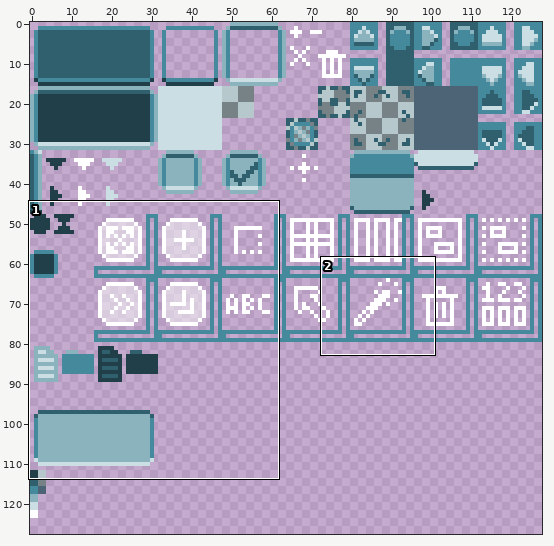
Sprite sheet: Quadtastic/res/style.png. Above: a wide view before the commit, with the close-up outlined.
Close-up. Before the commit:
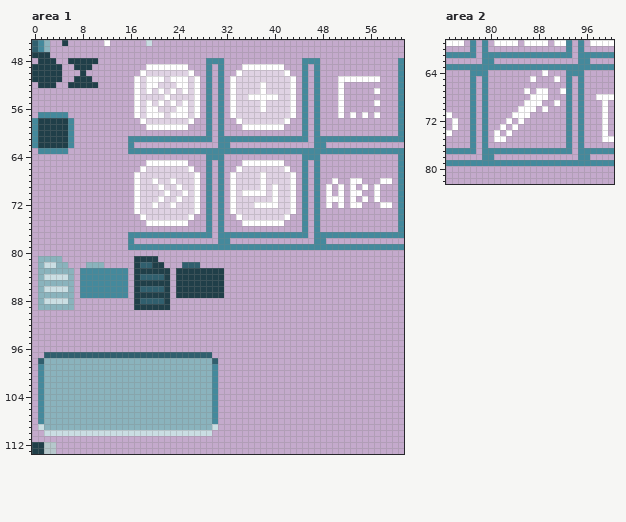
The file is 128x128 pixels. Shown: area 1: x 0..61, y 45..113; area 2: x 73..100, y 59..82.
The result:
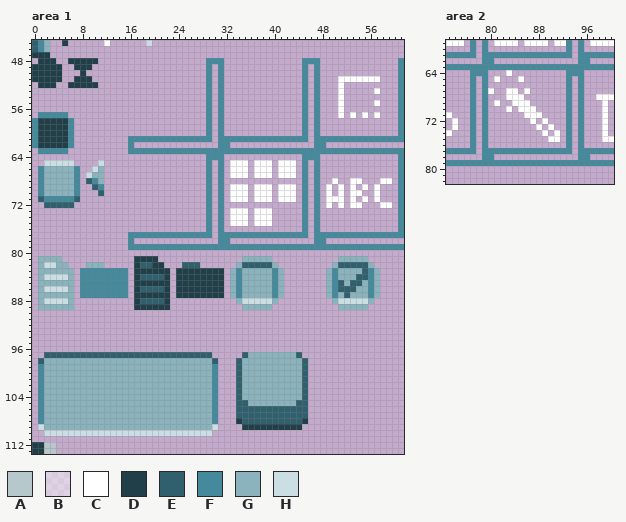
Palette (. is transparent): A #b6c8cc  B #fafafa80  C #ffffff  D #203f49  E #305f6e  F #44899c  G #8ab3bd  H #cadee3
The exact change:
Changed rows in their new state; - is an unchanged pixel.
Area 1:
first column x 17:
 49 --.......---------.......--
 50 -.........-------.........-
 51 ...........-----...........
 52 ...........-----...........
 53 ...........-----...........
 54 ...........-----...........
 55 ...........-----...........
 56 ...........-----...........
 57 ...........-----...........
 58 -.........-------.........-
 59 --.......---------.......--
first column x 1:
 65 -HHHHH----H-------.......-------CC-.---.-CC
 66 FGGGGGF--HG------.........------C-C.CCC.C-C
 67 FGGGGGF-HGG-----...........------CC.C-C.CC-
 68 FGGGGGF-EFG-----...........-----...........
 69 FGGGGGF--EF-----...........------CC.C-C.CC-
 70 FGGGGGF---E-----...........------C-.--C.CC-
 71 EFFFFFE---------...........------CC.CCC.CC-
 72 -EEEEE----------...........-----...........
 73 ----------------...........------CC.CCC....
 74 -----------------.........------C-C.CCC...-
 75 ------------------.......-------CC-.---..--
first column x 33:
 81 --GGGGG-----------GGGGG--
 82 -GEEEEEG---------GEEEEEG-
 83 GFGGGGGFG-------GFGGGGEFG
 84 GFGGGGGFG-------GFGGGEEFG
 85 GFGGGGGFG-------GFEGEEGFG
 86 GFGGGGGFG-------GFEEEGGFG
 87 GFGGGGGFG-------GFGEGGGFG
 88 -GHHHHHG---------GHHHHHG-
 89 --GGGGG-----------GGGGG--
first column x 34:
 97 -EGGGGGGGGE-
 98 EGGGGGGGGGGE
 99 EGGGGGGGGGGE
100 EGGGGGGGGGGE
101 EGGGGGGGGGGE
102 EGGGGGGGGGGE
103 EGGGGGGGGGGE
104 EGGGGGGGGGGE
105 EEGGGGGGGGEE
106 EEEEEEEEEEEE
107 EEEEEEEEEEEE
108 DEEEEEEEEEED
109 -DDDDDDDDDD-
Area 2:
first column x 80:
64 ---C-----.---
65 -C---C-.---.-
67 C--CC---..--.
68 ---CCC-...---
69 -C--CC-..--.-
70 ---C-----.---
71 ----..-CC----
72 ---.-.-C-C---
73 --.-.---C-C--
74 -.-.-----C-C-
75 -..-------CC-
